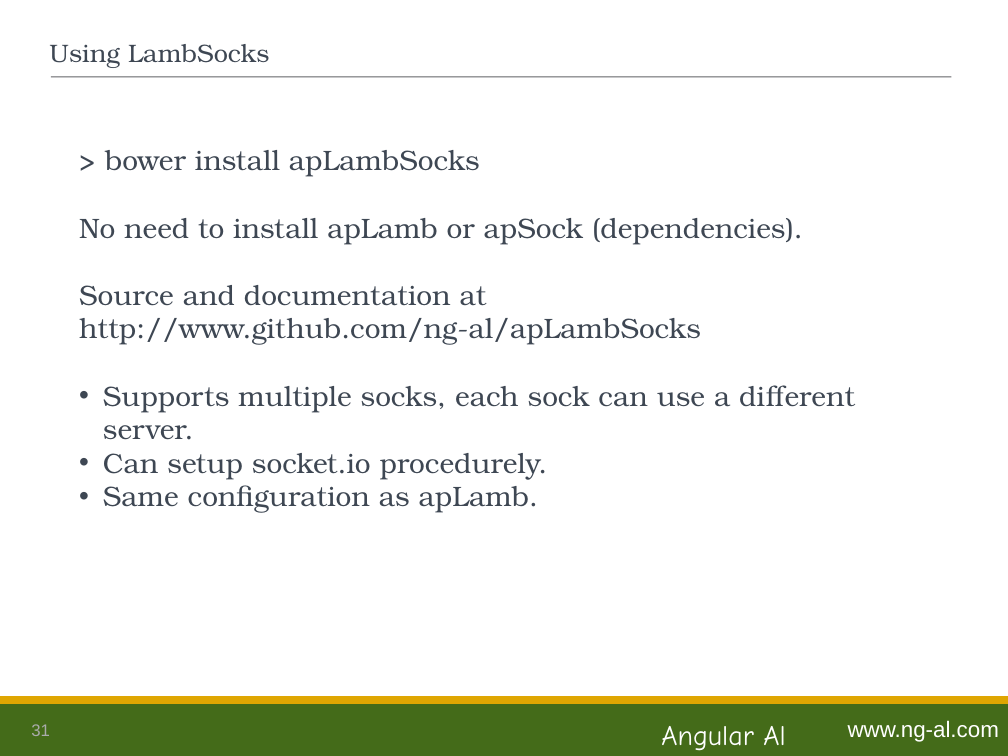
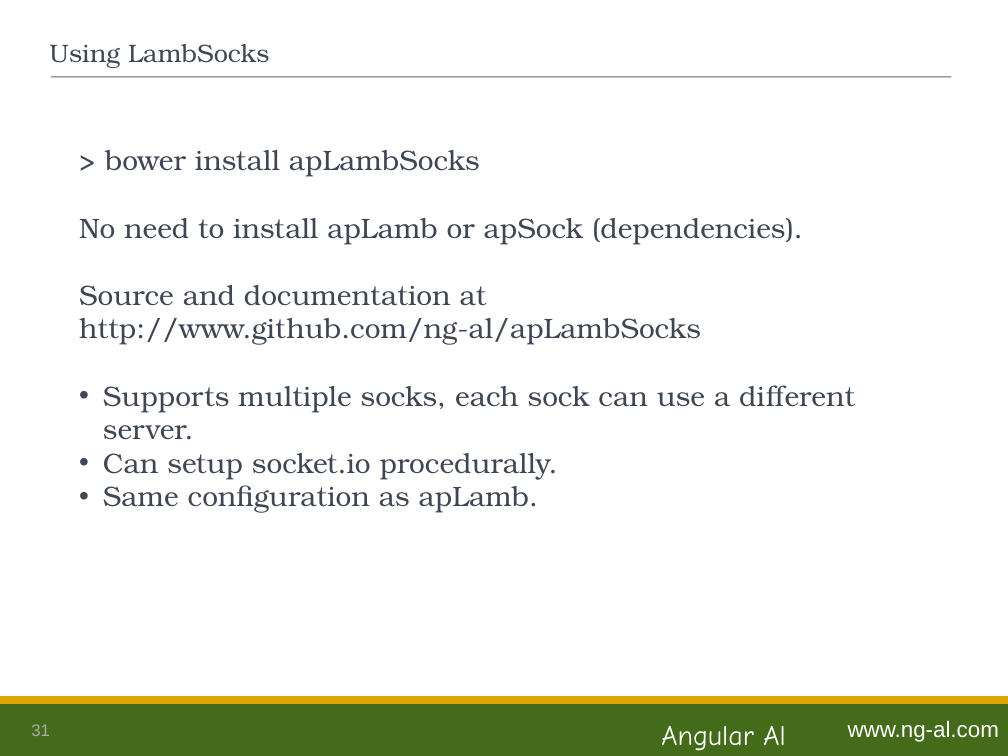
Before and after one commit to ng-al/LambSampleApp, a slide deck: slide 31 of Lamb.ppt. Drawn at 1008x756 pixels with LibreOffice and Linux fonts; fonts in the diff are those of the drawing. Boxes give left, top, right and bottom in pixels: in the first picture for what was removed or moved away, otherwise in the second. Text is boxed around its words. In the diff, an @@ line names an element or a change of style, - is before the commit and + after.

Commit message:
Updated slides

```diff
--- a/Lamb.ppt
+++ b/Lamb.ppt
@@ text at [103,453,558,479]: text changed @@
-• Can setup socket.io procedurely.
+• Can setup socket.io procedurally.
```
Also in this commit, not shown: 1 other slide changed, 4 other files.
